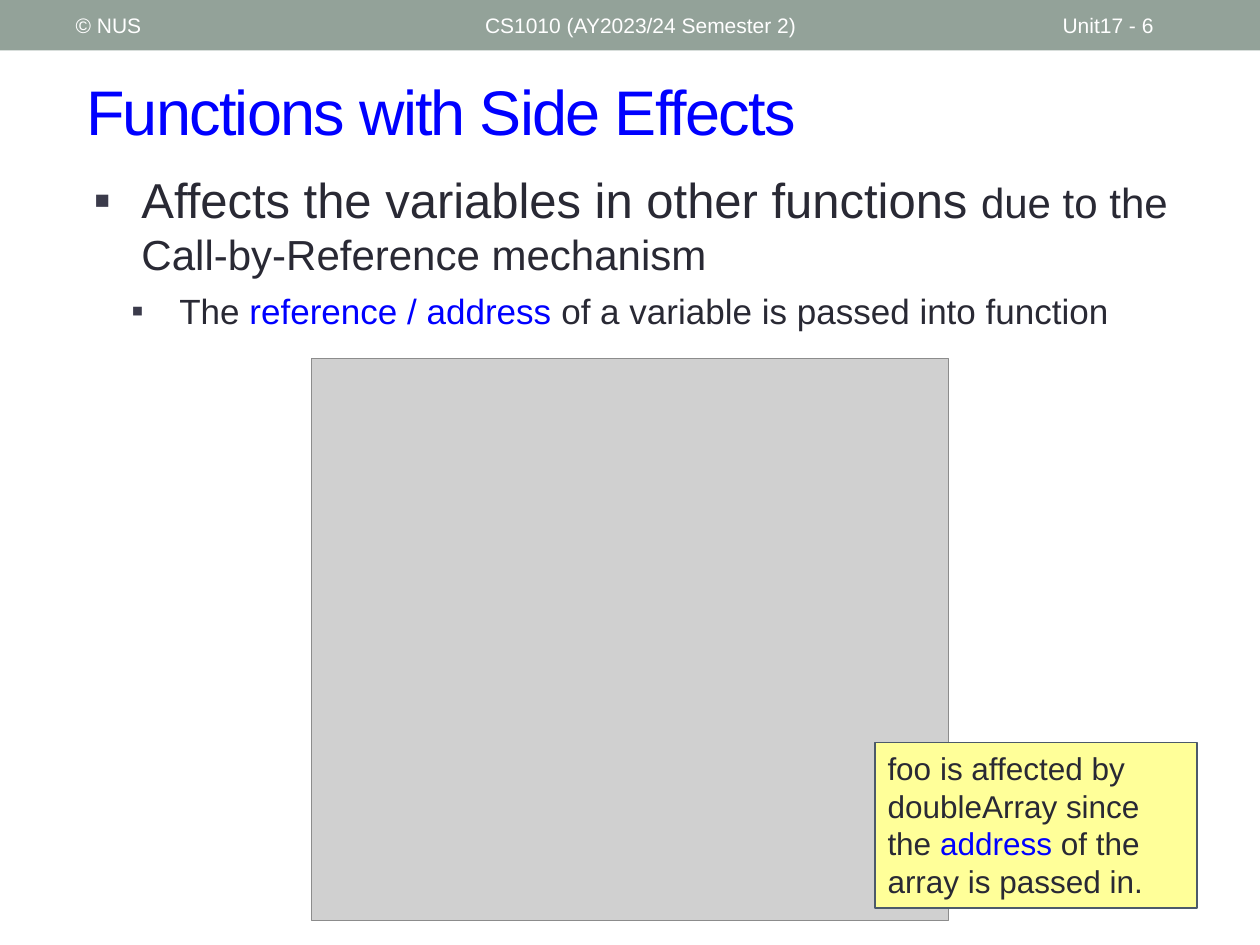
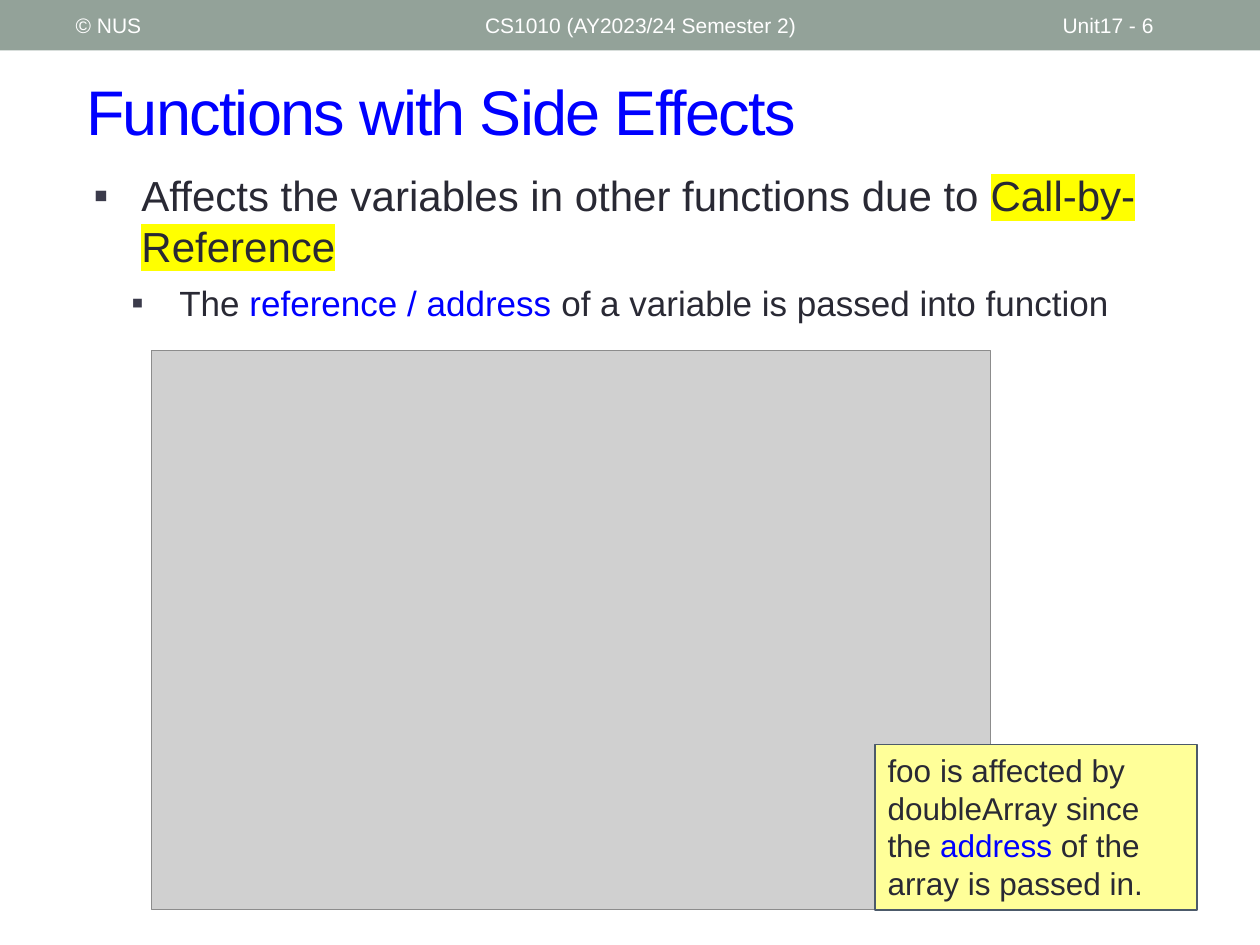
Before and after one commit to nus-cs1010-2425-s2/website, a slide deck: slide 6 of slides/Unit16_Call By Reference.pptx. Drawn at 1260x945 pixels with LibreOffice and Linux fonts; fonts in the diff are those of the drawing; grey boxes stand for pictures. Boxes give left, top, right and bottom in pixels: in the first picture for what was removed or moved away, otherwise in the second. Text is boxed around its words. In the diff, an @@ line names an element or a change of style, - is before the commit and + after.

```diff
--- a/slides/Unit16_Call By Reference.pptx
+++ b/slides/Unit16_Call By Reference.pptx
@@ text at box(141, 178, 1136, 263): text changed; size 28 to 24 pt @@
-▪ Affects the variables in other functions due to the Call-by-Reference mechanism
+▪ Affects the variables in other functions due to Call-by-Reference
@@ picture: place and size @@
-picture at box(311, 359, 949, 921)
+picture at box(151, 350, 990, 910)
```
Also in this commit, not shown: 2 other slides changed, 8 other files.
